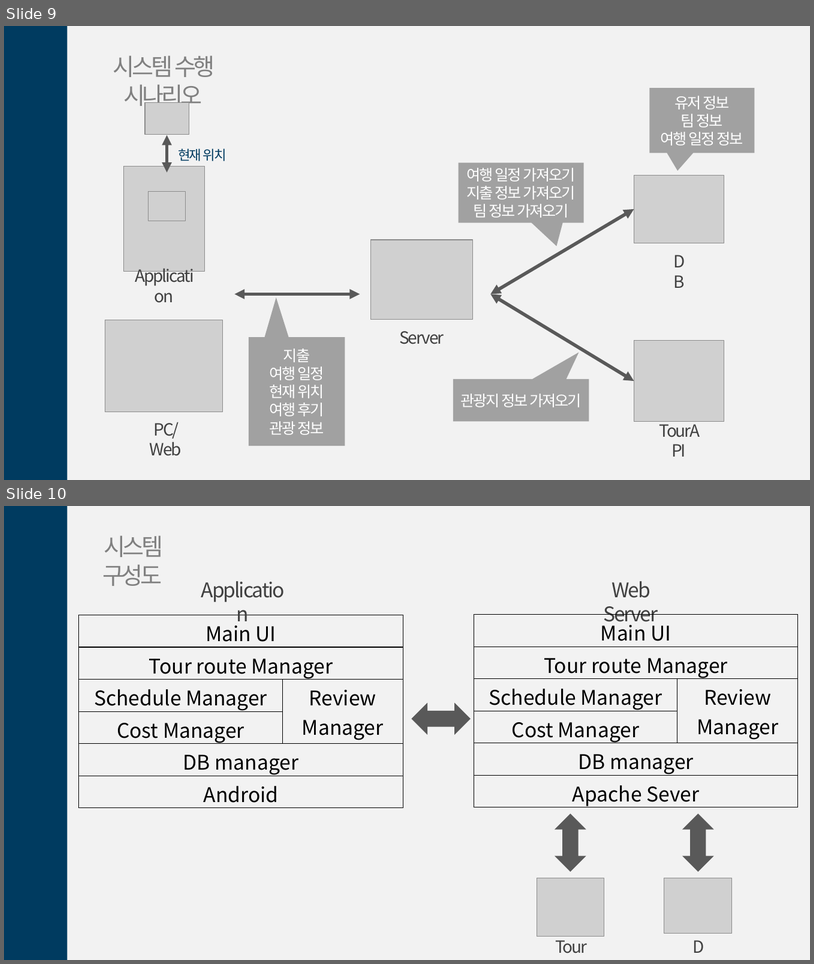
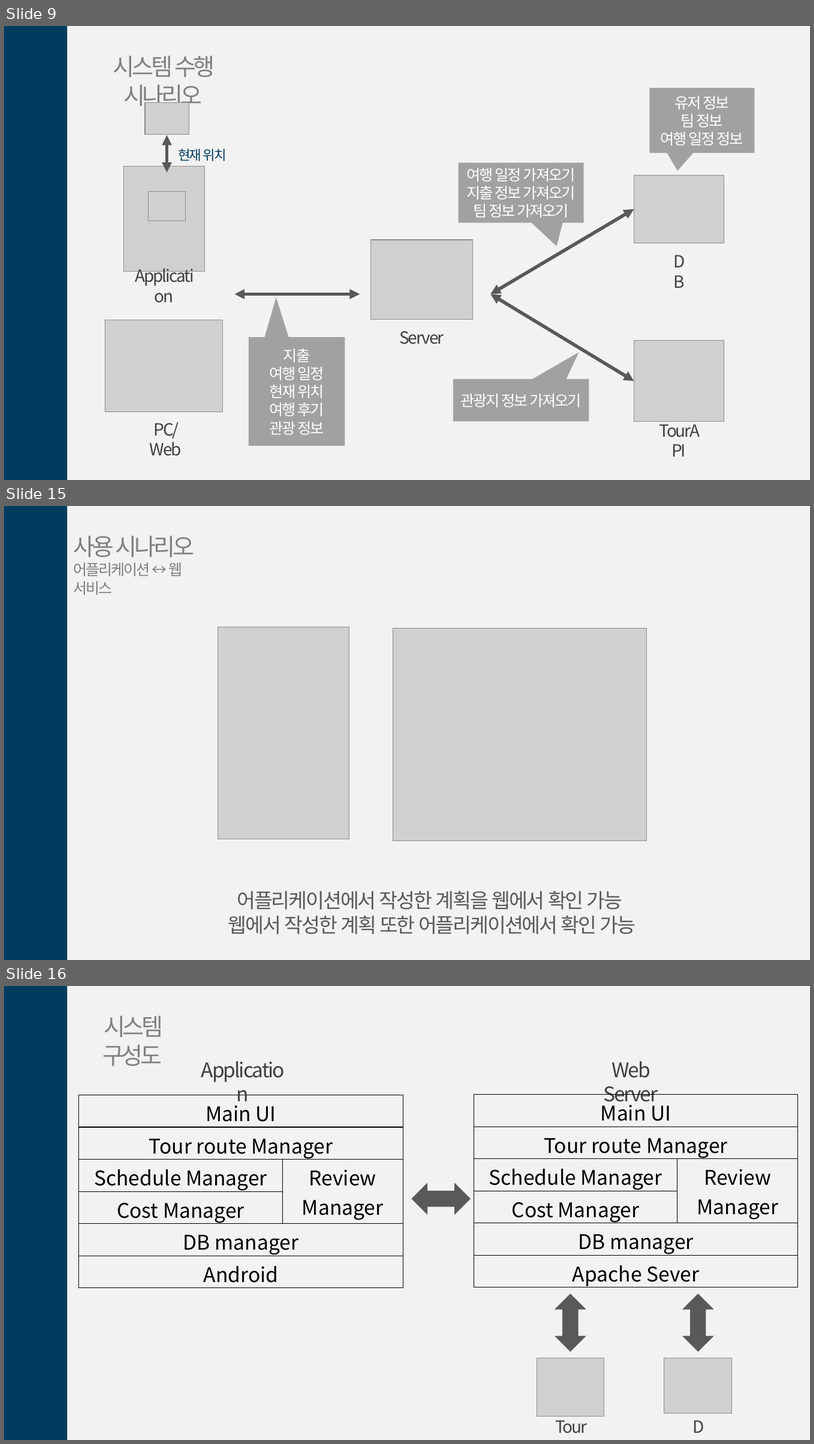
Before and after one commit to gmlrud1211/project, a slide deck: document/설계서.pptx. Shown one above the other, each under a label of ours: slides 9 and 10 before the commit, slides 9, 15 and 16 after it; the slides between them are not shown. The pictures are 814x964 and 814x1444 pixels, drawn with LibreOffice and Linux fonts; fonts in the diff are those of the drawing; grey boxes stand for pictures. Boxes give left, top, right and bottom in pixels: in the first picture for what was removed or moved away, otherwise in the second. Text is boxed around its words. In the diff, an @@ line names an element or a change of style, - is before the commit and + after.

```diff
--- a/document/설계서.pptx
+++ b/document/설계서.pptx
@@ slide 15 added at box(4, 506, 810, 960), background #F2F2F2 @@
@@ rectangle added at box(4, 506, 68, 960), fill #003B60 @@
@@ text added at box(73, 535, 195, 595), 18 pt, text #808080 @@
+사용 시나리오
+어플리케이션 ↔ 웹 서비스
@@ picture added at box(218, 627, 349, 839) @@
@@ picture added at box(393, 628, 647, 841) @@
@@ picture added at box(219, 658, 349, 807) @@
@@ text added at box(228, 891, 636, 934), 24 pt, text #595959 @@
+어플리케이션에서 작성한 계획을 웹에서 확인 가능
+웹에서 작성한 계획 또한 어플리케이션에서 확인 가능
@@ what was slide 10 is now slide 16 @@
```
Also in this commit, not shown: 3 slides changed, 6 other slides added.
